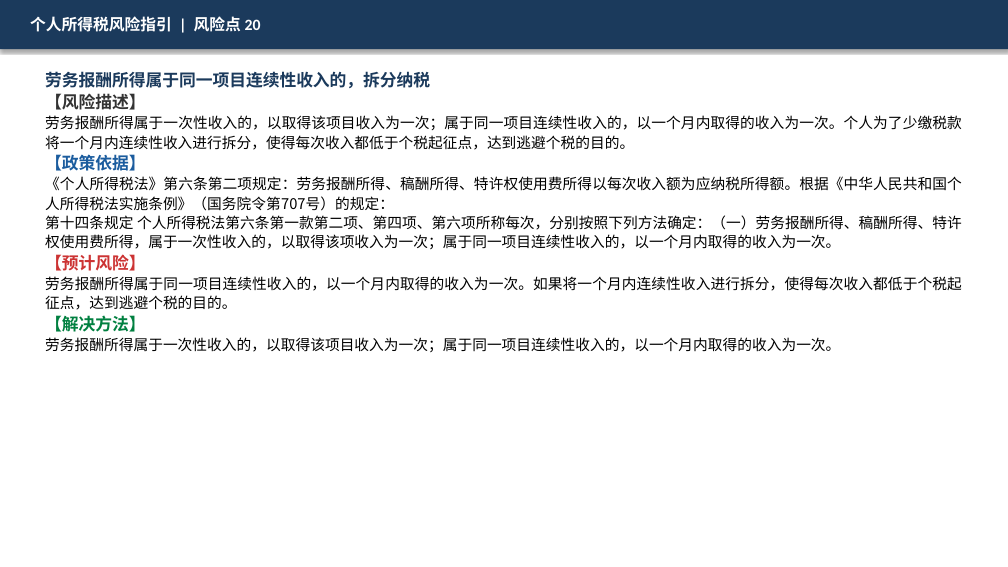
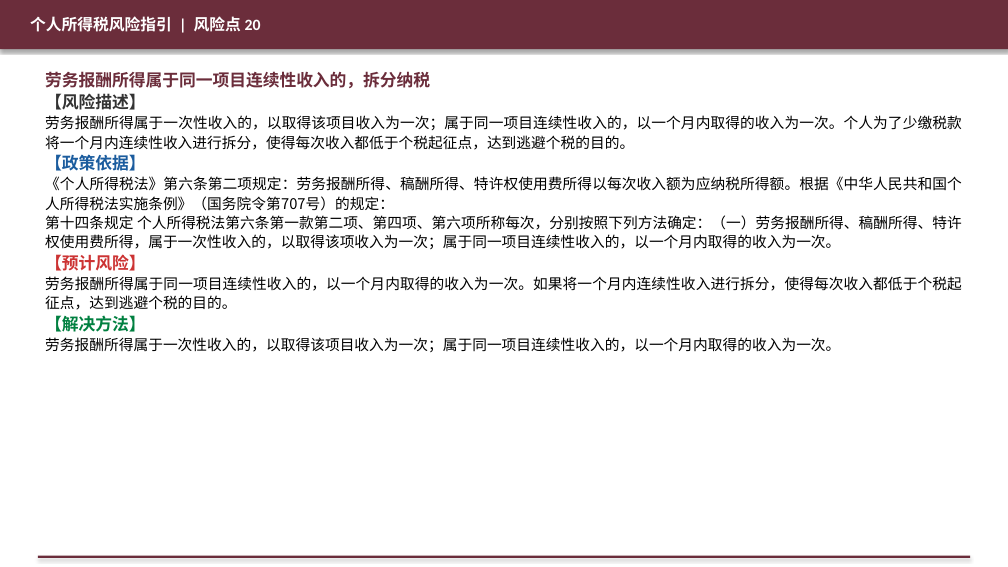
Before and after one commit to SlainTroyard/ppt, a slide deck: slide 21 of ppts_output_v3/03_个人所得税风险指引.pptx. Drawn at 1008x567 pixels with LibreOffice and Linux fonts; fonts in the diff are those of the drawing. Boxes give left, top, right and bottom in pixels: in the first picture for what was removed or moved away, otherwise in the second. Text is boxed around its words. In the diff, an @@ line names an element or a change of style, - is before the commit and + after.

```diff
--- a/ppts_output_v3/03_个人所得税风险指引.pptx
+++ b/ppts_output_v3/03_个人所得税风险指引.pptx
@@ rectangle "个人所得税风险指引 | 风险点 20" at [0,0,1008,49]: fill #1B3A5C to #6B2D3B @@
@@ text at [45,71,430,88]: text colour #1B3A5C to #6B2D3B in "劳务报酬所得属于同一项目连续性收入的，拆分纳税" @@
@@ rectangle added at [38,556,970,558], fill #6B2D3B @@
```
Also in this commit, not shown: 42 other slides changed, 20 other files.
